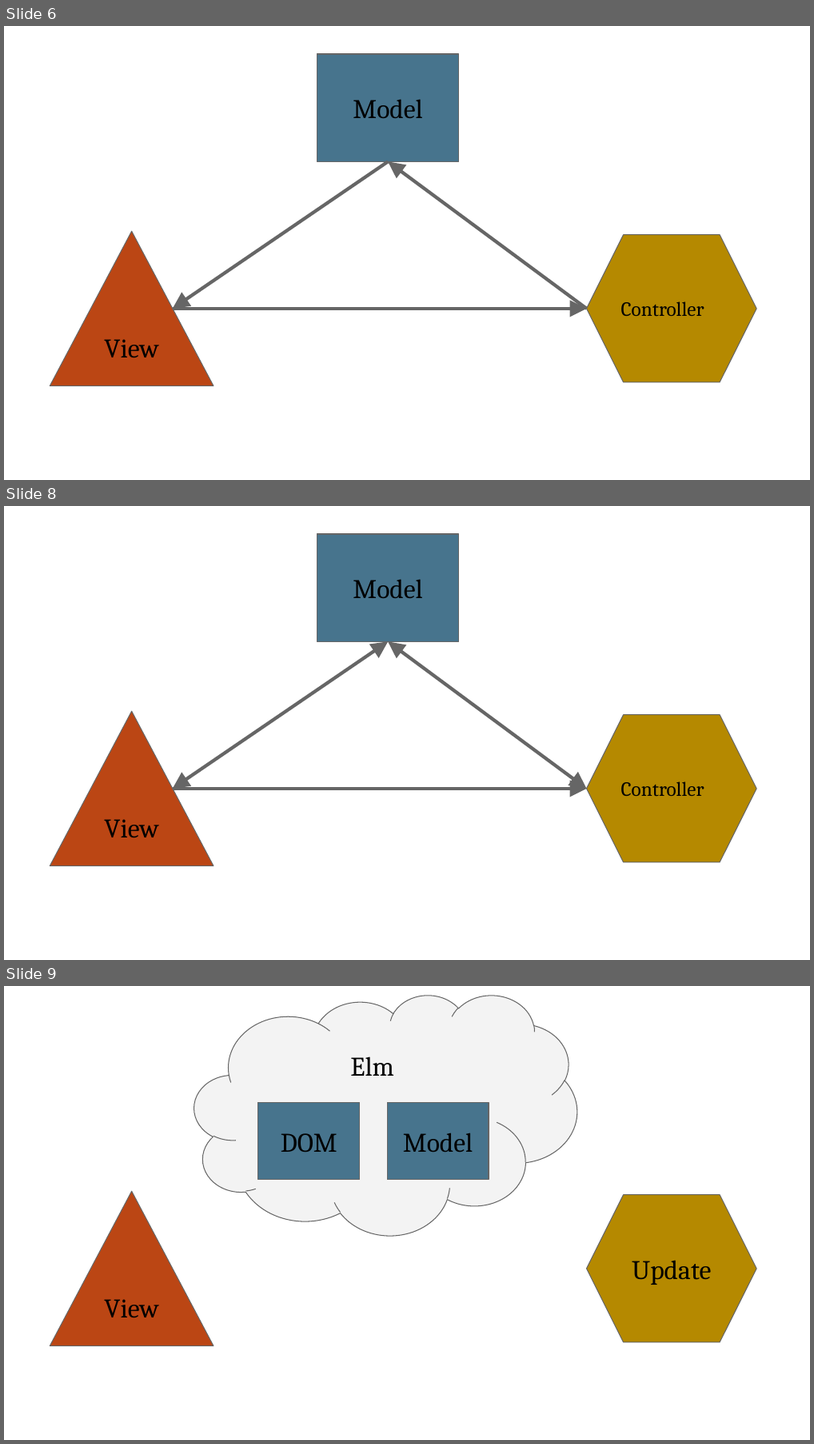
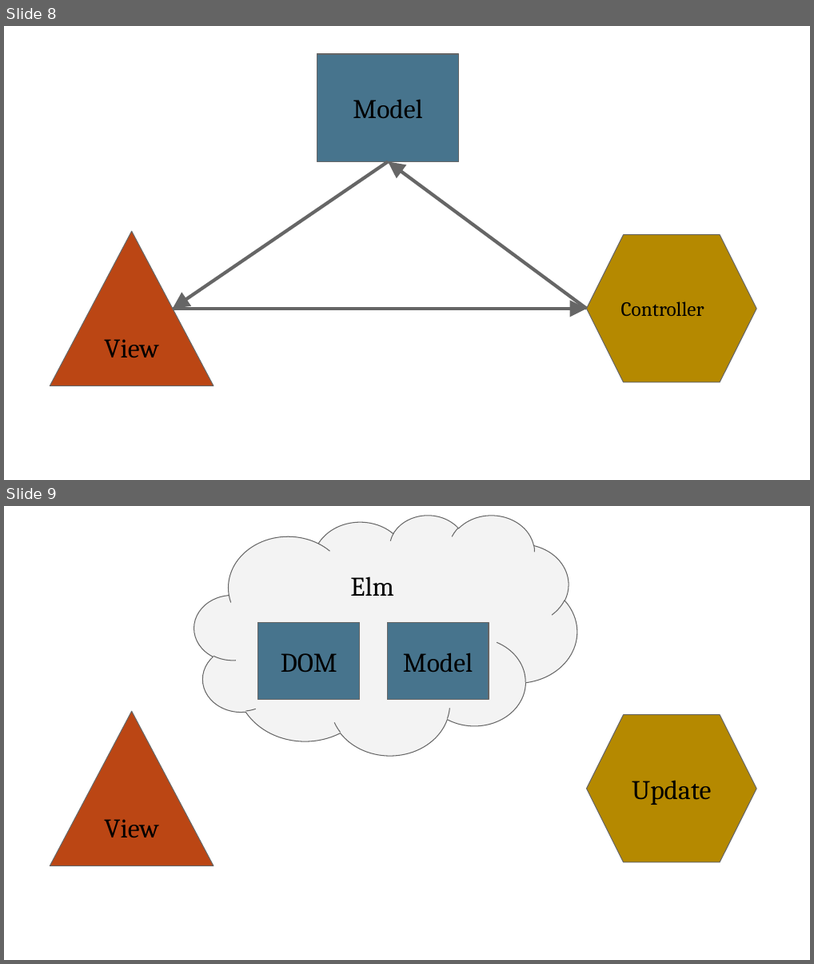
Before and after one commit to scameronde/elm-et2017, a slide deck: Elm.pptx. Shown one above the other, each under a label of ours: slides 6, 8 and 9 before the commit, slides 8 and 9 after it; the slides between them are not shown. The pictures are 814x1444 and 814x964 pixels, drawn with LibreOffice and Linux fonts; fonts in the diff are those of the drawing; background and template pictures are left out. Boxes give left, top, right and bottom in pixels: in the first picture for what was removed or moved away, otherwise in the second. Text is boxed around its words. In the diff, an @@ line names an element or a change of style, - is before the commit and + after.

```diff
--- a/Elm.pptx
+++ b/Elm.pptx
@@ slide 8 removed at box(4, 506, 810, 960), background picture (left out) @@
@@ rectangle removed at box(318, 534, 459, 641) @@
-Model
@@ double arrow removed from (388, 641) to (173, 788) @@
@@ double arrow removed from (388, 641) to (587, 788) @@
@@ triangle removed at box(50, 711, 214, 866) @@
-View
@@ hexagon removed at box(587, 715, 757, 863) @@
-Controller
@@ arrow removed from (173, 788) to (587, 788) @@
@@ what was slide 6 is now slide 8 @@
```
Also in this commit, not shown: 5 slides changed, 2 slides added, 2 other slides removed.
